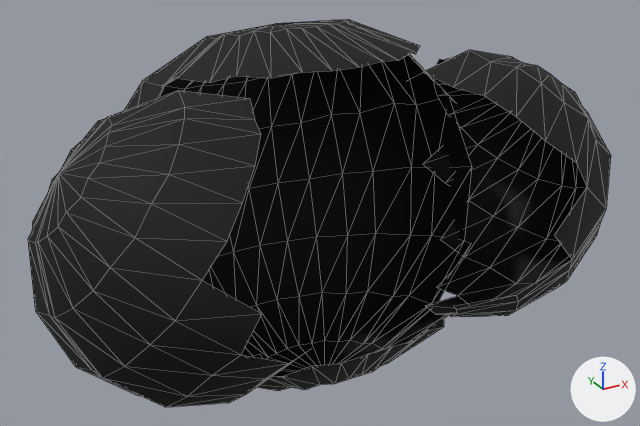
The glTF model game/art3d/chars/bellows/bouffant_floured.glb as it was, and as the next commit left it.
Rendered twice from a camera (50 mm lens) standing at (-0.572, -0.643, 0.444) and looking at (0.015, 0.424, -0.09). The lights are fixed; the arrows at lower right show +X, +Y and +Z. The picture after the commit comes second. Mesh edges are drawn as thin lines.

Names of what the first picture shows: 'bouffant_floured'.
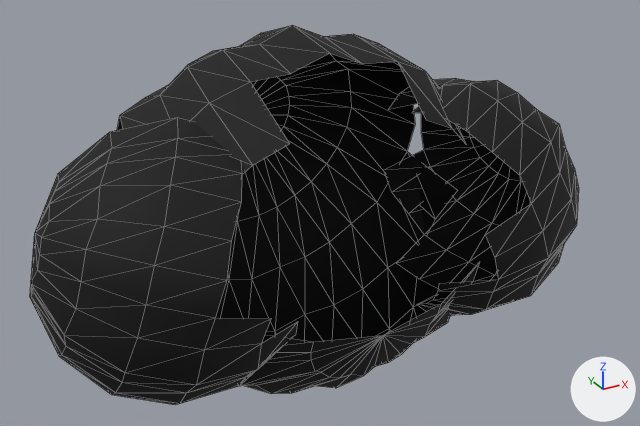
The change, as a list of edits to the scene's bpy script:
```text
Change me_bouffant_floured:
    used by ob_bouffant_floured; location = (0.0, 0.0, 0.0)
    remove me_bouffant_floured.from_pydata(...)  # 360 vertices, 612 faces; spans x -0.422..0.422, y 0.134..0.721, z -0.357..0.19
    add me_bouffant_floured.from_pydata(...)  # 369 vertices, 626 faces; spans x -0.419..0.42, y 0.196..0.725, z -0.382..0.183
    me_bouffant_floured part 1: the loose piece of 174 vertices spanning x -0.325..0.325, y 0.225..0.721, z -0.357..0.19 is rebuilt with 169 vertices and now spans x -0.312..0.312, y 0.22..0.725, z -0.382..0.183
    me_bouffant_floured part 2: the loose piece of 93 vertices spanning x -0.422..-0.111, y 0.134..0.518, z -0.255..0.149 is rebuilt with 99 vertices and now spans x -0.419..-0.111, y 0.197..0.551, z -0.281..0.101
    me_bouffant_floured part 3: the loose piece of 93 vertices spanning x 0.111..0.422, y 0.134..0.518, z -0.255..0.149 is rebuilt with 101 vertices and now spans x 0.11..0.42, y 0.196..0.559, z -0.283..0.099
```

Boxes [x1, y1, x2, y2] around the edits, measured in the pictures (640 x 426 px):
'bouffant_floured', reshaped: before [28, 19, 611, 407]; after [30, 25, 579, 405]
part 1 of me_bouffant_floured, rebuilt: before [125, 19, 472, 391]; after [117, 25, 480, 394]
part 2 of me_bouffant_floured, rebuilt (9% shorter): before [28, 90, 299, 407]; after [30, 117, 298, 405]
part 3 of me_bouffant_floured, rebuilt: before [423, 50, 611, 317]; after [384, 78, 579, 316]
